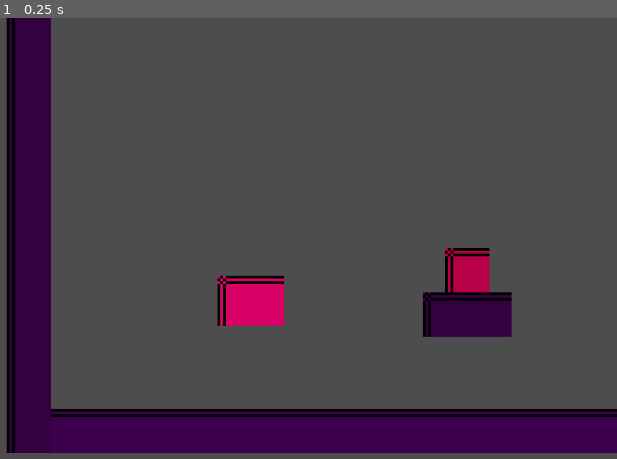
Above: before the commit, frame 1.
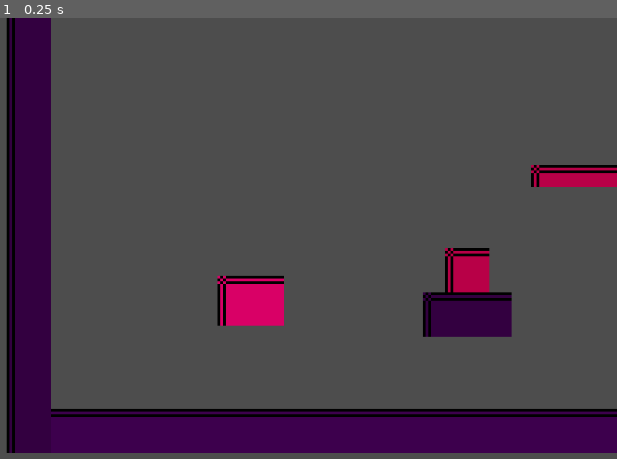
Above: after the commit, the same moment.

Repository: goodbless/first-game-in-godot
Game: Godot game, scene res://scenes/Levels/test_room.tscn
The game is run twice, just before and just after one commit, with the same random seed, the same clock (stepped at 60 frames per second) and the same inputs. This scene is started directly instead of the project's main scene.
Inputs:
- Up to frame 1 (0.25 s): no input

The runs differ from the first frame. In frame 1, 0.7% of the frame differs, in the area x 86-100%, y 33-39%.

Commit message:
Add EraVisuals composition node (era skins for any node type); platform dual-era skins; base class delegates to it

Diff:
--- a/First Game/scenes/Levels/test_room.tscn
+++ b/First Game/scenes/Levels/test_room.tscn
@@ -8,6 +8,7 @@
 [ext_resource type="PackedScene" path="res://scenes/objects/vase.tscn" id="6_vase"]
 [ext_resource type="PackedScene" path="res://scenes/objects/switch.tscn" id="7_switch"]
 [ext_resource type="PackedScene" path="res://scenes/objects/door.tscn" id="8_door"]
+[ext_resource type="PackedScene" uid="uid://bgv5v2fxqlswe" path="res://scenes/platform.tscn" id="9_fh3c8"]
 
 [sub_resource type="RectangleShape2D" id="FloorAShape"]
 size = Vector2(416, 16)
@@ -171,3 +172,6 @@
 [node name="Flag" type="Sprite2D" parent="FutureGoal" unique_id=1295062120]
 modulate = Color(0.3, 0.9, 1, 0.75)
 texture = SubResource("GoalFlagTex")
+
+[node name="Platform" parent="." unique_id=663266155 instance=ExtResource("9_fh3c8")]
+position = Vector2(189, 16)
--- /dev/null
+++ b/First Game/scenes/components/era_visuals.tscn
@@ -0,0 +1,6 @@
+[gd_scene format=3]
+
+[ext_resource type="Script" path="res://scripts/era_visuals.gd" id="1_era"]
+
+[node name="EraVisuals" type="Node"]
+script = ExtResource("1_era")
--- a/First Game/scenes/platform.tscn
+++ b/First Game/scenes/platform.tscn
@@ -1,28 +1,40 @@
 [gd_scene format=3 uid="uid://bgv5v2fxqlswe"]
 
 [ext_resource type="Script" uid="uid://c2k0itmkmhtd0" path="res://scripts/platform.gd" id="1_nlgqw"]
+[ext_resource type="Script" path="res://scripts/era_visuals.gd" id="2_era"]
 
 [sub_resource type="SceneReplicationConfig" id="SceneReplicationConfig_507ja"]
 properties/0/path = NodePath(".:position")
 properties/0/spawn = true
 properties/0/replication_mode = 1
 
-[sub_resource type="PlaceholderTexture2D" id="PlaceholderTexture2D_kf5ra"]
+[sub_resource type="PlaceholderTexture2D" id="PlatformTex"]
 size = Vector2(32, 8)
 
 [sub_resource type="RectangleShape2D" id="RectangleShape2D_13ihi"]
 size = Vector2(32, 8)
 
-[node name="Platform" type="AnimatableBody2D" unique_id=663266155]
+[node name="Platform" type="AnimatableBody2D"]
 script = ExtResource("1_nlgqw")
 
-[node name="PlatformSynchronizer" type="MultiplayerSynchronizer" parent="." unique_id=1224730865]
+[node name="PlatformSynchronizer" type="MultiplayerSynchronizer" parent="."]
 replication_config = SubResource("SceneReplicationConfig_507ja")
 
-[node name="Sprite2D" type="Sprite2D" parent="." unique_id=96971228]
-texture = SubResource("PlaceholderTexture2D_kf5ra")
-region_rect = Rect2(16, 0, 32, 9)
+[node name="EraVisuals" type="Node" parent="."]
+script = ExtResource("2_era")
 
-[node name="CollisionShape2D" type="CollisionShape2D" parent="." unique_id=1689371474]
+[node name="PastVisual" type="Node2D" parent="."]
+
+[node name="Sprite2D" type="Sprite2D" parent="PastVisual"]
+texture = SubResource("PlatformTex")
+modulate = Color(0.72, 0.5, 0.28, 1)
+
+[node name="FutureVisual" type="Node2D" parent="."]
+
+[node name="Sprite2D" type="Sprite2D" parent="FutureVisual"]
+texture = SubResource("PlatformTex")
+modulate = Color(0.42, 0.38, 0.34, 1)
+
+[node name="CollisionShape2D" type="CollisionShape2D" parent="."]
 shape = SubResource("RectangleShape2D_13ihi")
 one_way_collision = true
--- /dev/null
+++ b/First Game/scripts/era_visuals.gd
@@ -0,0 +1,29 @@
+extends Node
+
+## Attach as a child node to give the parent era-filtered visuals.
+## Expects sibling nodes named "PastVisual" / "FutureVisual" under the parent;
+## each is shown only to its own era (both shown before anyone connects).
+## Works on ANY parent node type — era skins without inheriting from a
+## specific body base class.
+
+func _ready() -> void:
+	add_to_group("interactables")
+	apply_era_visibility()
+
+
+func apply_era_visibility() -> void:
+	var parent := get_parent()
+	if parent == null:
+		return
+	var past_visual := parent.get_node_or_null("PastVisual")
+	var future_visual := parent.get_node_or_null("FutureVisual")
+	if MultiplayerManager.my_era == MultiplayerManager.Era.FUTURE:
+		if past_visual != null:
+			past_visual.visible = false
+		if future_visual != null:
+			future_visual.visible = true
+	else:
+		if past_visual != null:
+			past_visual.visible = true
+		if future_visual != null:
+			future_visual.visible = false
--- a/First Game/scripts/interactables/interactable_body.gd
+++ b/First Game/scripts/interactables/interactable_body.gd
@@ -1,7 +1,11 @@
 extends CharacterBody2D
 
-## Physics-body base for era-aware interactables: dual visuals, era ownership
-## checks, level reset and server-side gravity helpers.
+## Physics-body base for era-aware interactables: era ownership checks,
+## level reset and server-side gravity helpers. Era visuals are delegated to
+## a dynamically added EraVisuals child (composition) so the same logic
+## stays reusable on non-CharacterBody2D nodes.
+
+const EraVisualsScript := preload("res://scripts/era_visuals.gd")
 
 @export var owner_era := 1  ## 1 = past player, 2 = future player
 
@@ -11,9 +15,11 @@
 
 func _ready() -> void:
 	add_to_group("level_resettable")
-	add_to_group("interactables")
 	_initial_position = position
-	apply_era_visibility()
+	var era_visuals := Node.new()
+	era_visuals.name = "EraVisuals"
+	era_visuals.set_script(EraVisualsScript)
+	add_child(era_visuals)
 
 
 ## Server-side gravity (velocity only — caller decides when to slide).
@@ -29,21 +35,6 @@
 func _settle(delta: float) -> void:
 	_apply_gravity(delta)
 	move_and_slide()
-
-
-func apply_era_visibility() -> void:
-	var past_visual := get_node_or_null("PastVisual")
-	var future_visual := get_node_or_null("FutureVisual")
-	if MultiplayerManager.my_era == MultiplayerManager.Era.FUTURE:
-		if past_visual != null:
-			past_visual.visible = false
-		if future_visual != null:
-			future_visual.visible = true
-	else:
-		if past_visual != null:
-			past_visual.visible = true
-		if future_visual != null:
-			future_visual.visible = false
 
 
 func _hide_hint() -> void:
Not shown, added: First Game/scripts/era_visuals.gd.uid
